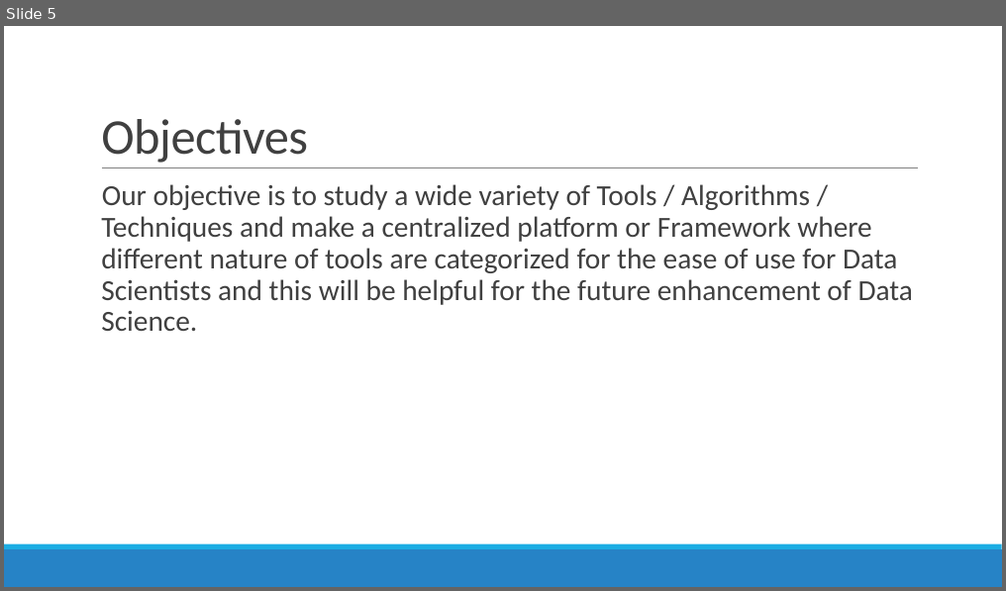
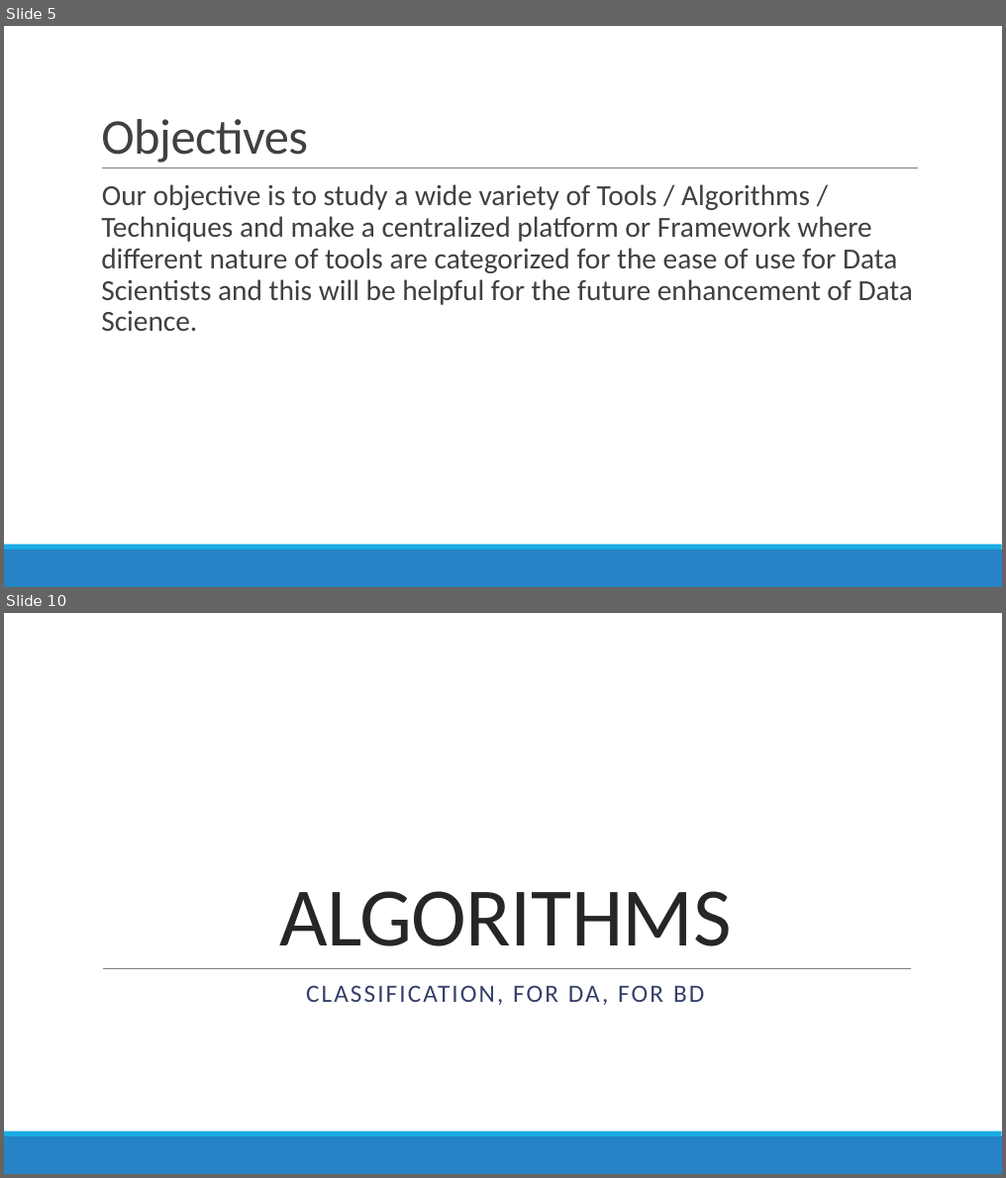
Before and after one commit to DistributedSystems-Fall2018-NEDUET/project-dist_sys, a slide deck: Project Interim Submission/Generic DS Framework.pptx. Shown one above the other, each under a label of ours: slide 5 before the commit, slides 5 and 10 after it; the slides between them are not shown. The pictures are 1006x591 and 1006x1178 pixels, drawn with LibreOffice and Linux fonts; fonts in the diff are those of the drawing. Boxes give left, top, right and bottom in pixels: in the first picture for what was removed or moved away, otherwise in the second. Text is boxed around its words. In the diff, an @@ line names an element or a change of style, - is before the commit and + after.

```diff
--- a/Project Interim Submission/Generic DS Framework.pptx
+++ b/Project Interim Submission/Generic DS Framework.pptx
@@ slide 10 added at (4,613,1002,1174), background #FFFFFF; not listed: 2 template elements that a slide beside it also shows @@
@@ title added at (279,891,731,947), 80 pt, text #262626 @@
+ALGORITHMS
@@ line added from (103, 968) to (912, 968), #808080 0.5 pt @@
@@ text added at (306,985,704,1005), 24 pt, text #344068 @@
+CLASSIFICATION, FOR DA, FOR BD
```
Also in this commit, not shown: 3 slides changed, 3 other slides added.
